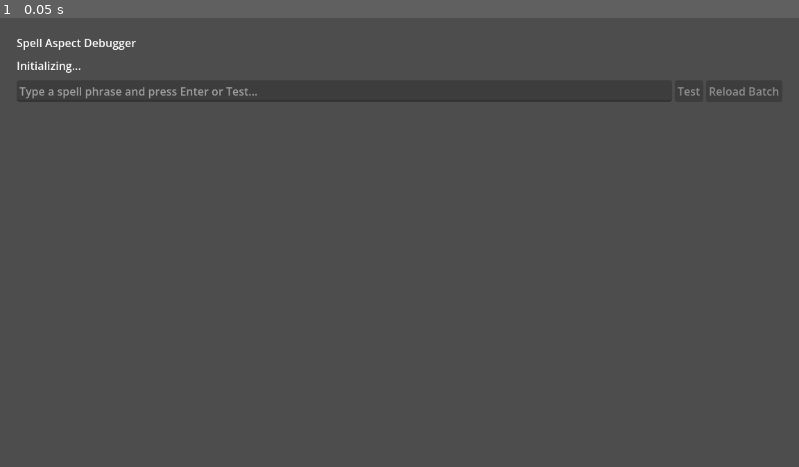
Above: before the commit, frame 1.
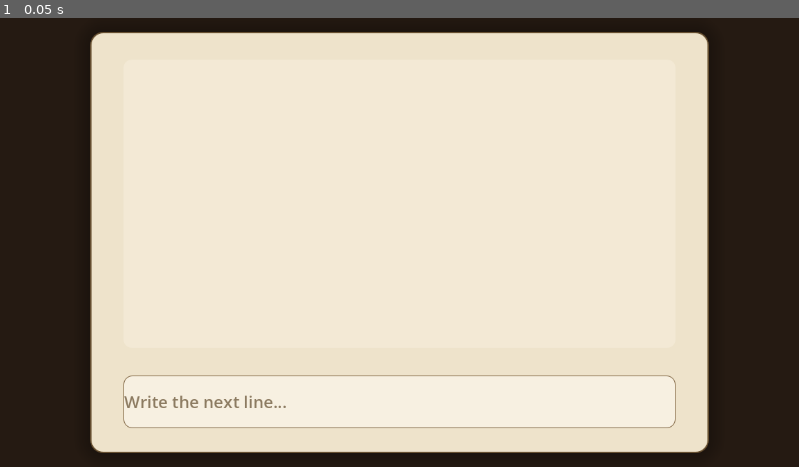
Above: after the commit, the same moment.

Repository: radagonthegolden/spellsmith
Game: Godot game, scene res://main.tscn
Same seed, same stepped clock (60 frames per second), same inputs: the game is played once before the commit and once after it. Before the commit the project starts from res://scenes/debug_spell_tester.tscn.
Inputs:
- Up to frame 1 (0.05 s): no input

The runs differ from the first frame. In frame 1, 100% of the frame differs, in the area x 0-100%, y 0-100%.

Commit message:
rolls initial

Diff:
--- a/project.godot
+++ b/project.godot
@@ -11,7 +11,7 @@
 [application]
 
 config/name="New Game Project"
-run/main_scene="res://scenes/debug_spell_tester.tscn"
+run/main_scene="uid://cqow47bch5ocs"
 config/features=PackedStringArray("4.6", "Forward Plus")
 config/icon="res://icon.svg"
 
--- a/scripts/combat/combat_manager.gd
+++ b/scripts/combat/combat_manager.gd
@@ -155,15 +155,39 @@
 	var damage := int(prepared_enemy_spell["damage"])
 	var spell_name := str(prepared_enemy_spell["name"])
 
-	if CombatStateResource.player_nullifies_enemy_spell(enemy_profile, player_profile):
-		last_defense_summary = "Your spell matched the enemy pattern and nullified the attack."
-		_log_line("Your spell matches %s strongly enough to nullify it." % spell_name)
-		return
-
+	var nullify_result: Dictionary = CombatStateResource.player_nullifies_enemy_spell(enemy_profile, player_profile)
+
+	if nullify_result["aspect_matched"].is_empty():
+		# No matching aspect found
+		var player_died := player.take_damage(damage)
+		_update_health_ui()
+		last_defense_summary = "%s broke through (no aspect match) and dealt %d damage." % [spell_name, damage]
+		_log_line("%s breaks through. You take %d damage." % [spell_name, damage])
+		if player_died:
+			_log_line("Your health is spent.")
+		return
+
+	# Aspect matched, show the dice roll
+	var player_dice: int = int(nullify_result["player_dice"])
+	var player_roll: int = int(nullify_result["player_roll"])
+	var enemy_dice: int = int(nullify_result["enemy_dice"])
+	var enemy_roll: int = int(nullify_result["enemy_roll"])
+	var aspect_name: String = str(nullify_result["aspect_matched"])
+
+	_log_line("Aspect clash on %s: You roll %dd6 → %d, Enemy rolls %dd6 → %d." % [
+		aspect_name, player_dice, player_roll, enemy_dice, enemy_roll
+	])
+
+	if nullify_result["nullified"]:
+		last_defense_summary = "Your %s roll (%d) beat the enemy roll (%d) and nullified the attack." % [aspect_name, player_roll, enemy_roll]
+		_log_line("Your spell nullifies %s." % spell_name)
+		return
+
+	# Enemy won the roll
 	var player_died := player.take_damage(damage)
 	_update_health_ui()
 
-	last_defense_summary = "%s broke through and dealt %d damage." % [spell_name, damage]
+	last_defense_summary = "%s broke through (roll lost %d vs %d) and dealt %d damage." % [spell_name, player_roll, enemy_roll, damage]
 	_log_line("%s breaks through. You take %d damage." % [spell_name, damage])
 
 	if player_died:
--- a/scripts/combat/combat_state.gd
+++ b/scripts/combat/combat_state.gd
@@ -1,9 +1,24 @@
 extends RefCounted
 class_name CombatState
+
+## Combat state system for Spellsmith.
+##
+## Each aspect intensity_rank (0-3) represents the number of dice to roll in conflicts:
+## - 0 (faint): No dice - spell is completely nullified
+## - 1 (low): 1d6
+## - 2 (medium): 2d6
+## - 3 (high): 3d6
+##
+## When player and enemy spells clash on the same aspect, both roll their dice and
+## the higher total wins. This adds meaningful randomness while still rewarding
+## higher aspect accumulation.
 
 const INTENSITY_LOW_THRESHOLD: float = 0.30
 const INTENSITY_MEDIUM_THRESHOLD: float = 0.60
 const INTENSITY_HIGH_THRESHOLD: float = 0.90
+
+# Dice system constants
+const DICE_SIDES: int = 6  # d6
 
 var aspect_names: PackedStringArray = PackedStringArray()
 var aspect_totals: Dictionary = {}
@@ -60,7 +75,7 @@
 static func format_profile(profile: Array) -> String:
 	var parts: Array = []
 	for entry in profile:
-		parts.append(str(entry["name"]) + " " + str(entry["intensity_label"]))
+		parts.append(str(entry["name"]) + " " + str(entry["intensity_rank"]) + "d")
 	return ", ".join(parts)
 
 static func filter_display_profile(player_profile: Array, enemy_profile: Array) -> Array:
@@ -85,17 +100,52 @@
 
 	return displayed
 
-static func player_nullifies_enemy_spell(enemy_profile: Array, player_profile: Array) -> bool:
+## Resolves a spell collision using the dice system.
+##
+## Returns a Dictionary with:
+## - "nullified" (bool): true if player's roll beat enemy's roll
+## - "player_dice" (int): number of dice player rolled
+## - "player_roll" (int): player's total dice roll
+## - "enemy_dice" (int): number of dice enemy rolled
+## - "enemy_roll" (int): enemy's total dice roll
+## - "aspect_matched" (string): which aspect the dice roll was for (empty if no match)
+##
+## If the player and enemy have a matching aspect, both roll dice equal to their
+## intensity_rank for that aspect. Highest roll wins. If no matching aspect exists,
+## returns with "aspect_matched" empty.
+static func player_nullifies_enemy_spell(enemy_profile: Array, player_profile: Array) -> Dictionary:
+	var result: Dictionary = {
+		"nullified": false,
+		"player_dice": 0,
+		"player_roll": 0,
+		"enemy_dice": 0,
+		"enemy_roll": 0,
+		"aspect_matched": ""
+	}
+
 	if enemy_profile.is_empty() or player_profile.is_empty():
-		return false
+		return result
 
 	var enemy_entry: Dictionary = enemy_profile[0]
 	for player_entry in player_profile:
 		if str(player_entry["name"]) != str(enemy_entry["name"]):
 			continue
-		return int(player_entry["intensity_rank"]) >= int(enemy_entry["intensity_rank"])
-
-	return false
+
+		var player_dice: int = int(player_entry["intensity_rank"])
+		var enemy_dice: int = int(enemy_entry["intensity_rank"])
+		var player_roll: int = _roll_dice(player_dice)
+		var enemy_roll: int = _roll_dice(enemy_dice)
+
+		result["player_dice"] = player_dice
+		result["player_roll"] = player_roll
+		result["enemy_dice"] = enemy_dice
+		result["enemy_roll"] = enemy_roll
+		result["aspect_matched"] = str(player_entry["name"])
+		result["nullified"] = player_roll >= enemy_roll
+
+		return result
+
+	return result
 
 static func build_fight_notes(
 	player: Battler,
@@ -199,6 +249,19 @@
 		return "low"
 	return "faint"
 
+static func _roll_dice(dice_count: int) -> int:
+	## Rolls dice_count d6s and returns the sum.
+	##
+	## Each die is a standard d6 (1-6). With 0 dice, returns 0.
+	## With 1 die, returns 1-6. With N dice, returns N to 6*N.
+	if dice_count <= 0:
+		return 0
+
+	var total: int = 0
+	for i in range(dice_count):
+		total += randi_range(1, DICE_SIDES)
+	return total
+
 static func _format_context_scores(current_scores: Array, progress_aspect_count: int) -> String:
 	var parts: Array = []
 	var limit: int = mini(progress_aspect_count, current_scores.size())
